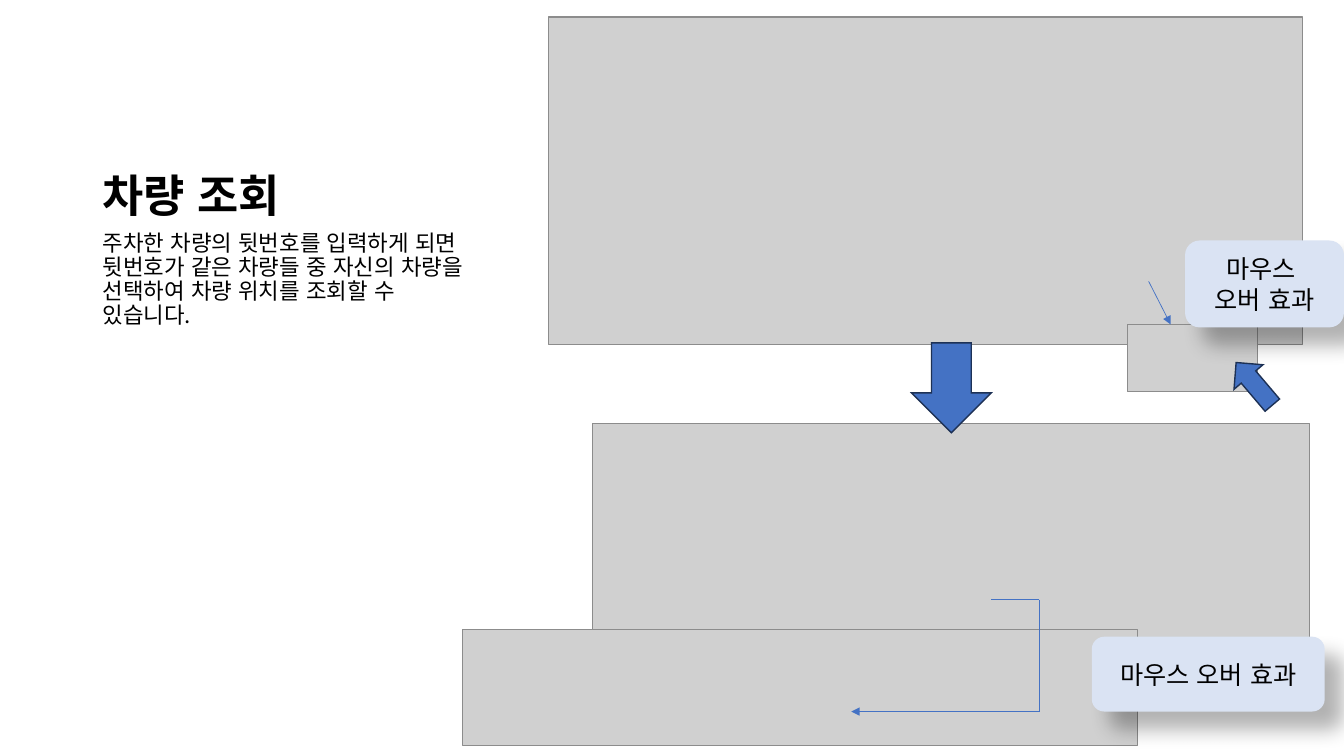
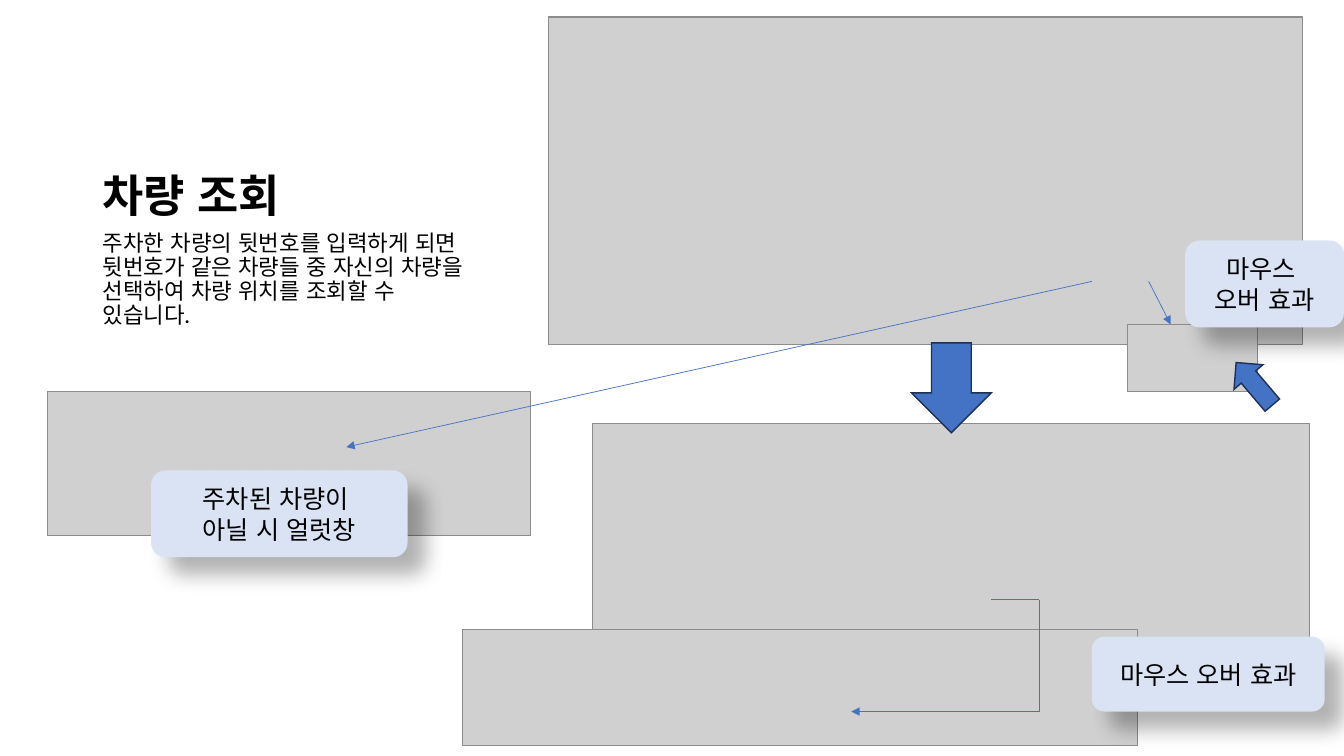
Before and after one commit to petersonahn/parking_system, a slide deck: slide 6 of Report_File/프레젠테이션1.pptx. Drawn at 1344x756 pixels with LibreOffice and Linux fonts; fonts in the diff are those of the drawing; grey boxes stand for pictures. Boxes give left, top, right and bottom in pixels: in the first picture for what was removed or moved away, otherwise in the second. Text is boxed around its words. In the diff, an @@ line names an element or a change of style, - is before the commit and + after.

```diff
--- a/Report_File/프레젠테이션1.pptx
+++ b/Report_File/프레젠테이션1.pptx
@@ arrow added from (1092, 281) to (347, 448), #4472C4 0.5 pt @@
@@ picture added at (47,391,531,535) @@
@@ rounded rectangle added at (151,471,407,558), fill #DAE3F3, 18 pt, text #000000 @@
+주차된 차량이
+아닐 시 얼럿창
```
Also in this commit, not shown: 1 other slide changed.
